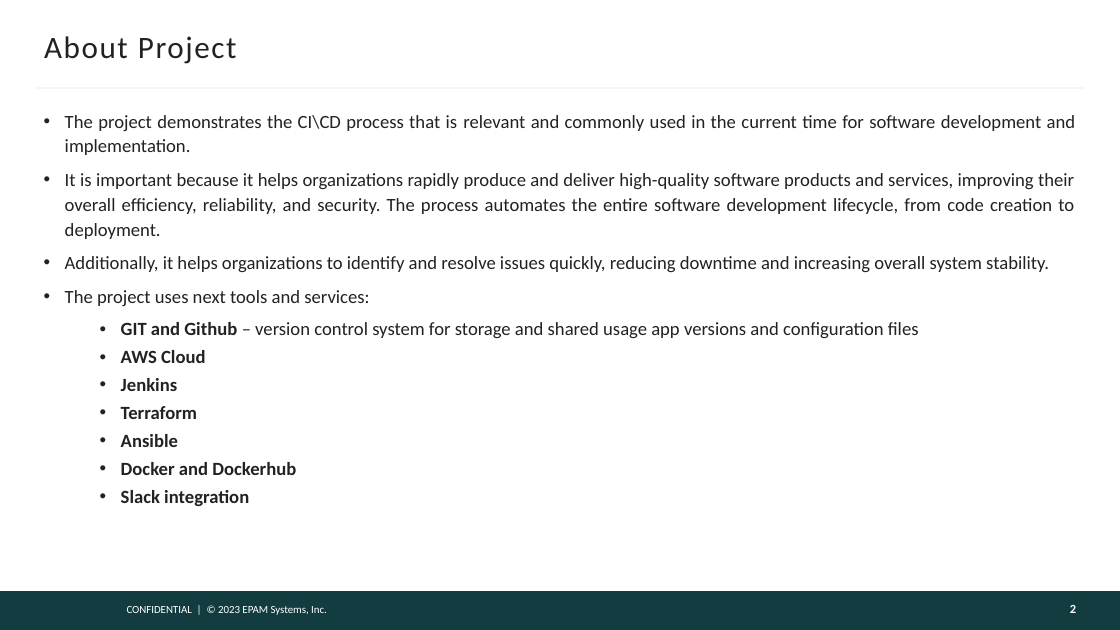
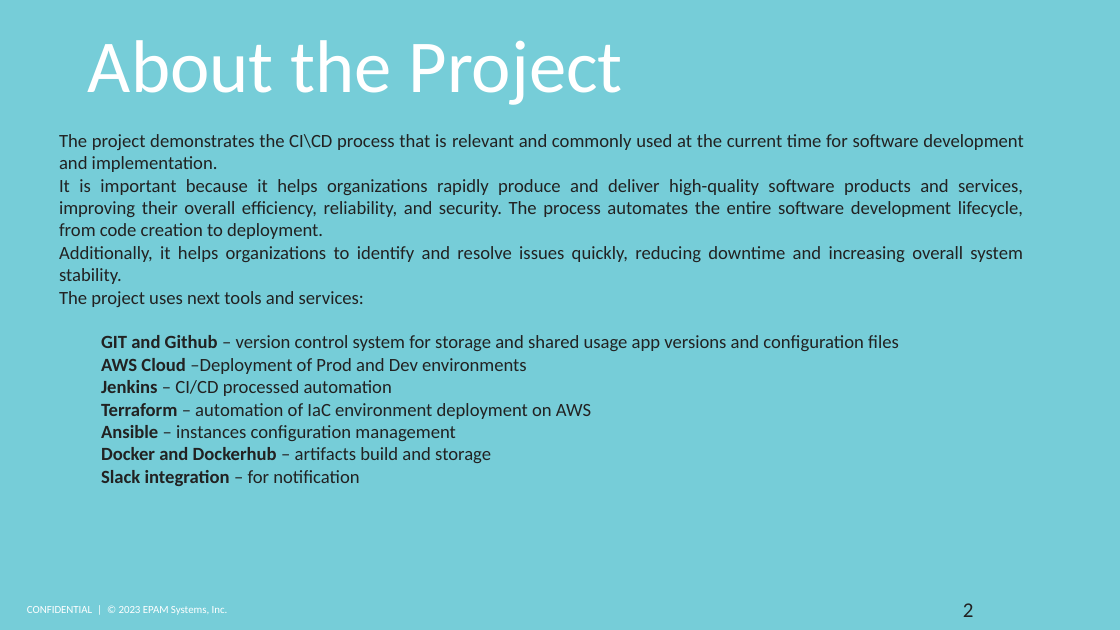
Before and after one commit to silver2mike/Epam_Final_Task, a slide deck: slide 2 of Epam project.pptx. Drawn at 1120x630 pixels with LibreOffice and Linux fonts; fonts in the diff are those of the drawing; background and template pictures are left out. Boxes give left, top, right and bottom in pixels: in the first picture for what was removed or moved away, otherwise in the second. Text is boxed around its words. In the diff, an @@ line names an element or a change of style, - is before the commit and + after.

```diff
--- a/Epam project.pptx
+++ b/Epam project.pptx
@@ background #FFFFFF to #76CDD8 @@
@@ title "About the Project" at box(88, 40, 623, 105): vertical alignment middle to top @@
@@ title at box(88, 40, 623, 105): text changed; size 20 to 48 pt; text colour #222222 to #FFFFFF @@
-About Project
+About the Project
@@ line removed from (36, 87) to (1084, 87) @@
@@ text "The project demonstrates the CI\CD ...": place and size @@
-text "The project demonstrates the CI\CD ..." at box(65, 115, 1076, 506)
+text "The project demonstrates the CI\CD ..." at box(59, 134, 1023, 486)
@@ text at box(59, 134, 1023, 172): text changed; bold on @@
-• The project demonstrates the CI\CD process that is relevant and commonly used in the current time for software development and implementation.
+The project demonstrates the CI\CD process that is relevant and commonly used at the current time for software development and implementation.
@@ text at box(59, 179, 1023, 351): bullet • to none; line spacing 16pt to 0.9; more space between paragraphs; less space between paragraphs @@
@@ text at box(101, 358, 591, 486): text changed; bold off @@
-  • AWS Cloud
-  • Jenkins
-  • Terraform
-  • Ansible
-  • Docker and Dockerhub
-  • Slack integration
+  AWS Cloud –Deployment of Prod and Dev environments
+  Jenkins – CI/CD processed automation
+  Terraform – automation of IaC environment deployment on AWS
+  Ansible – instances configuration management
+  Docker and Dockerhub – artifacts build and storage
+  Slack integration – for notification
@@ rectangle removed at box(0, 591, 1120, 630) @@
@@ text "CONFIDENTIAL | © 2023 EPAM ...": place and size @@
-text "CONFIDENTIAL | © 2023 EPAM ..." at box(127, 606, 327, 615)
+text "CONFIDENTIAL | © 2023 EPAM ..." at box(27, 606, 228, 615)
@@ page number: place and size @@
-page number at box(1070, 605, 1076, 613)
+page number at box(963, 603, 974, 617)
@@ page number at box(963, 603, 974, 617): size 8 to 13.5 pt, text colour #FEFEFE to #222222, bold off; alignment right to left; vertical alignment middle to top @@
```
Also in this commit, not shown: 2 other slides changed, 3 slides added, 4 slides removed, 1 other file.
